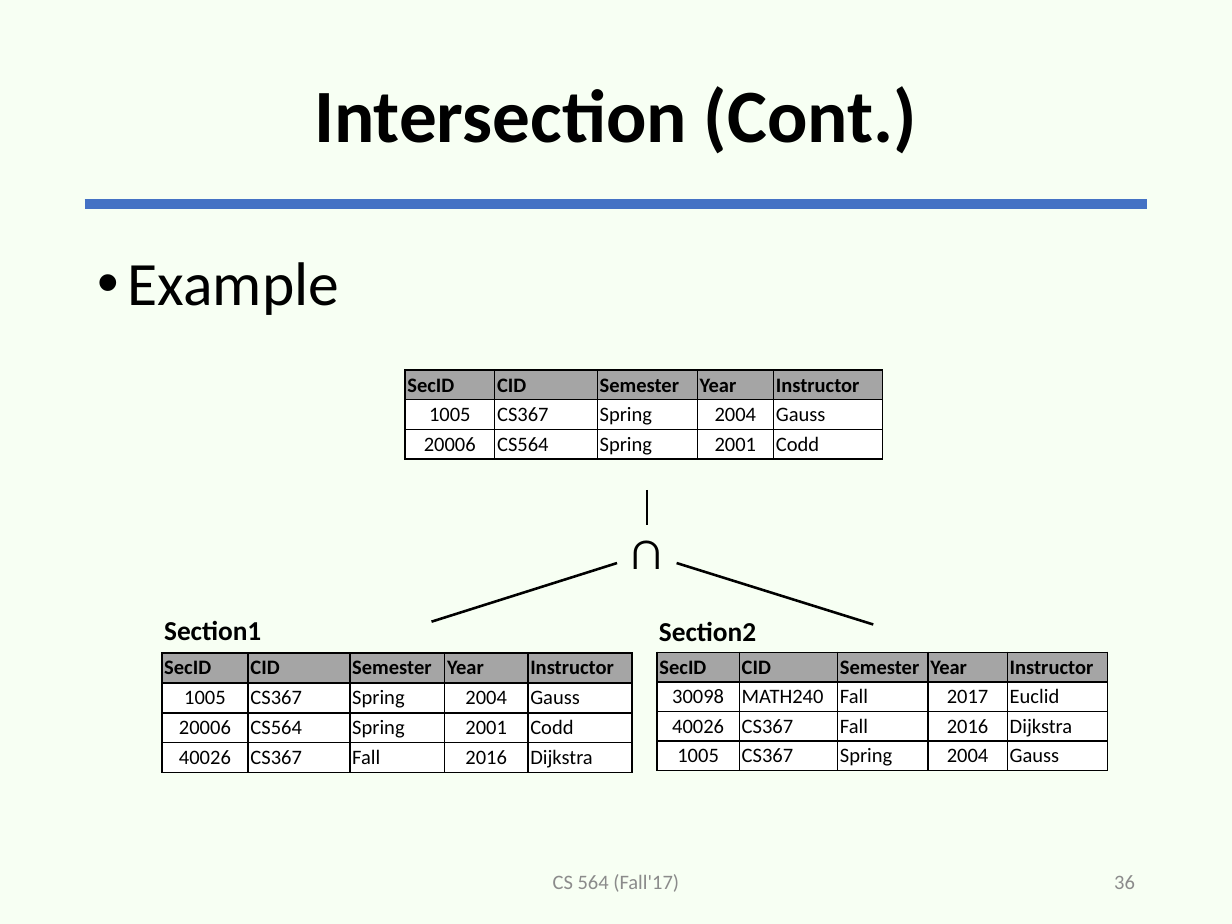
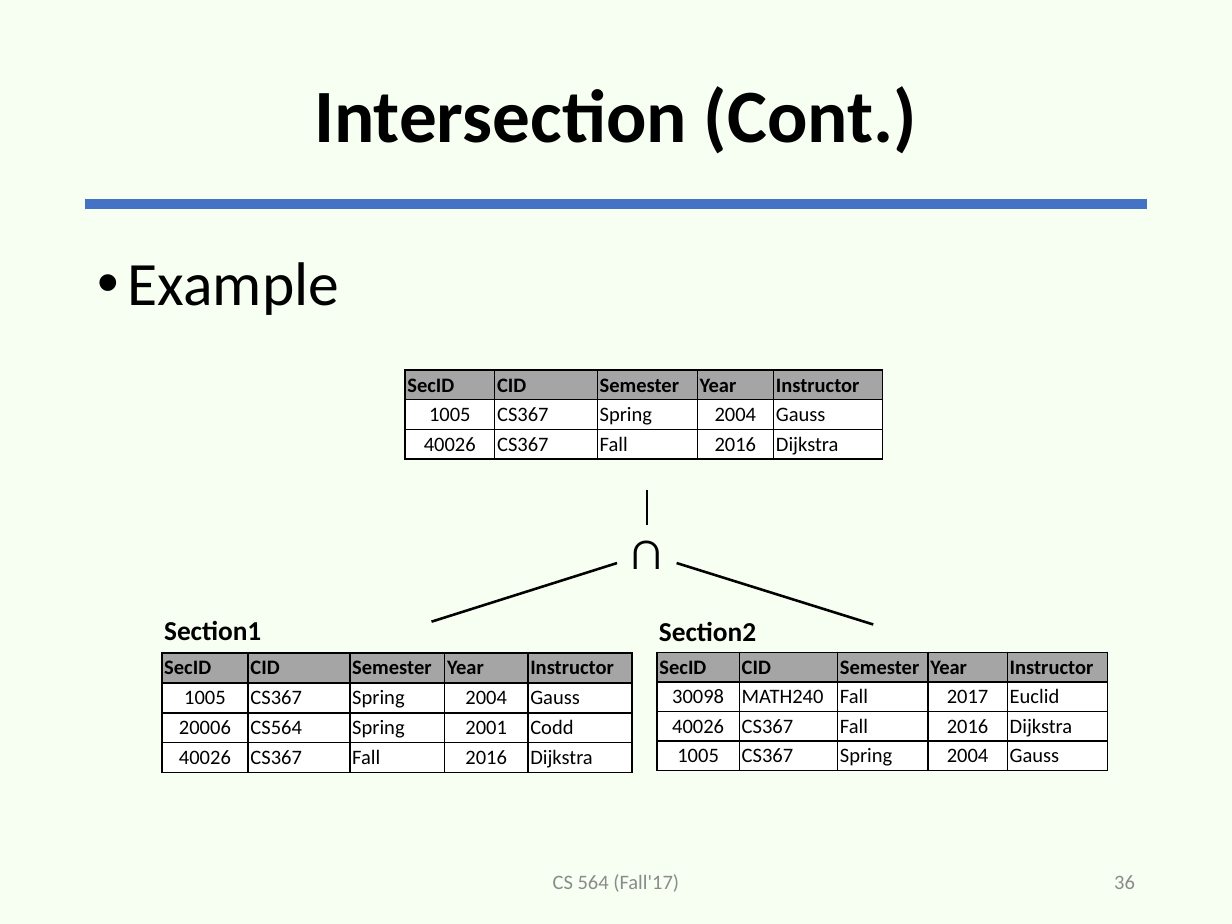
Before and after one commit to adelaneh/adelaneh.github.io, a slide deck: slide 36 of cs564_fall17/slides/lecture8-ra-handouts.pptx. Drawn at 1232x924 pixels with LibreOffice and Linux fonts; fonts in the diff are those of the drawing. Boxes give left, top, right and bottom in pixels: in the first picture for what was removed or moved away, otherwise in the second. Text is boxed around its words. In the diff, an @@ line names an element or a change of style, - is before the commit and + after.

```diff
--- a/cs564_fall17/slides/lecture8-ra-handouts.pptx
+++ b/cs564_fall17/slides/lecture8-ra-handouts.pptx
@@ table at [405,370,882,459] @@
-row 3: 20006 | CS564 | Spring | 2001 | Codd
+row 3: 40026 | CS367 | Fall | 2016 | Dijkstra
```
Also in this commit, not shown: 4 other slides changed.
